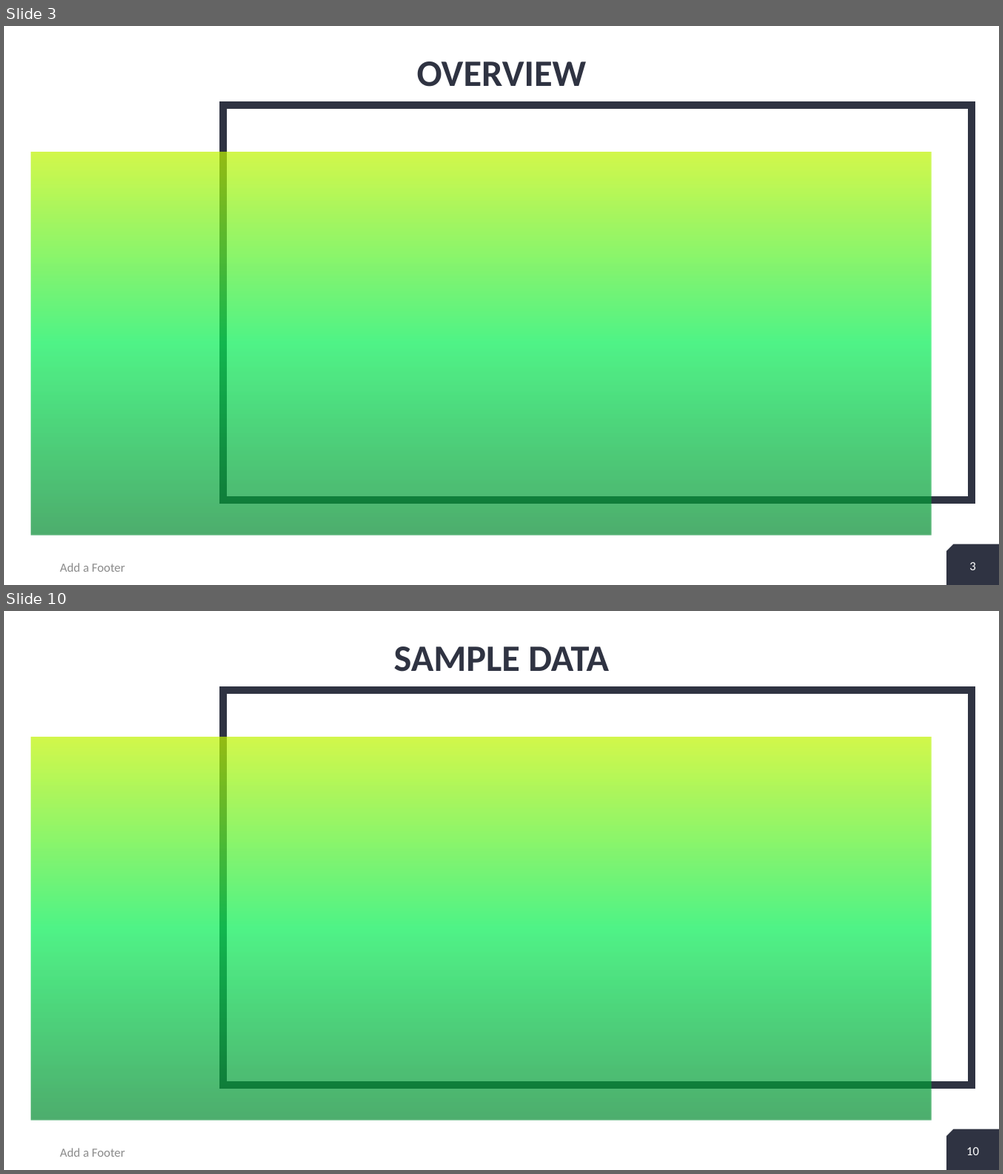
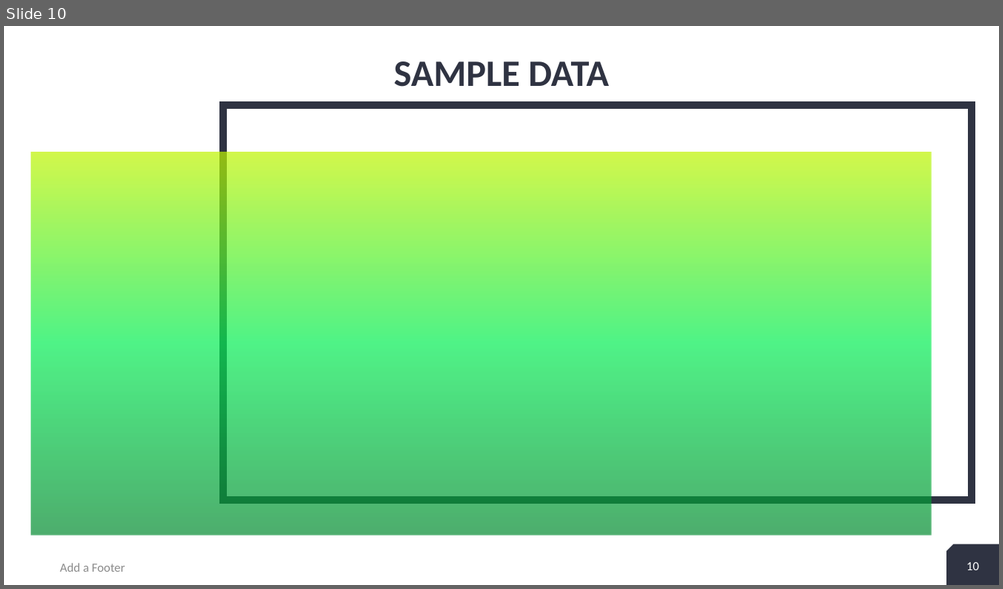
Before and after one commit to Kgross2/portfolio_suitability_app, a slide deck: Project 1 presentation.pptx. Shown one above the other, each under a label of ours: slides 3 and 10 before the commit, slide 10 after it; the slides between them are not shown. The pictures are 1003x1174 and 1003x589 pixels, drawn with LibreOffice and Linux fonts; fonts in the diff are those of the drawing. Boxes give left, top, right and bottom in pixels: in the first picture for what was removed or moved away, otherwise in the second. Text is boxed around its words. In the diff, an @@ line names an element or a change of style, - is before the commit and + after.

```diff
--- a/Project 1 presentation.pptx
+++ b/Project 1 presentation.pptx
@@ slide 3 removed at (4,26,999,585), background #FFFFFF; not listed: 4 template elements that a slide beside it also shows @@
@@ title removed at (417,62,586,87) @@
-OVERVIEW
@@ text removed at (60,563,125,572) @@
-Add a Footer
@@ page number removed at (969,562,975,571) @@
-3
```
Also in this commit, not shown: 8 slides changed, 2 slides added, 1 other slide removed.
